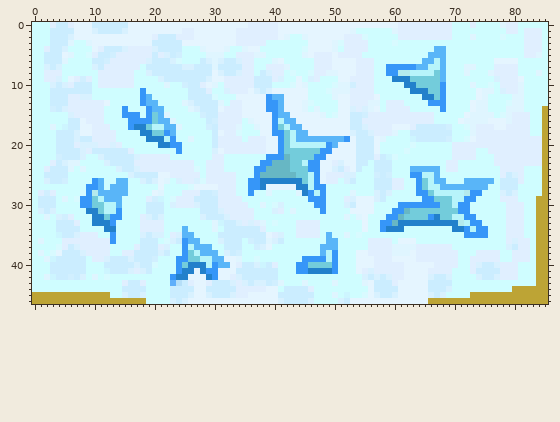
Two states of a sprite sheet, Assets/Sprites/Ice_Mist.png. The picture above is the old version.
The file is 86x47 pixels. Colours within 5 levels of each other are drawn and written as one.
Now the later version:
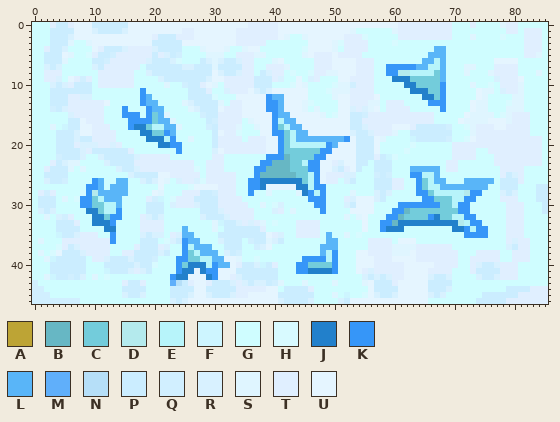
Palette (. is transparent): A #bda435  B #67b7c4  C #73ccdb  D #b4eaed  E #b7f4fa  F #cdf5ff  G #cffdff  H #d8faff  J #2280cb  K #3696f8  L #59b5f8  M #60affa  N #b6dff8  P #cbedff  Q #d1efff  R #d8f1ff  S #dff5ff  T #e0efff  U #e5f5ff
What changed:
{"y":14,"x":85,"old":"A","new":"G"}
{"y":15,"x":85,"old":"A","new":"G"}
{"y":16,"x":85,"old":"A","new":"G"}
{"y":17,"x":85,"old":"A","new":"G"}
{"y":18,"x":85,"old":"A","new":"G"}
{"y":19,"x":85,"old":"A","new":"G"}
{"y":20,"x":85,"old":"A","new":"G"}
{"y":21,"x":85,"old":"A","new":"G"}
{"y":22,"x":85,"old":"A","new":"G"}
{"y":23,"x":85,"old":"A","new":"G"}
{"y":24,"x":85,"old":"A","new":"G"}
{"y":25,"x":85,"old":"A","new":"G"}
{"y":26,"x":85,"old":"A","new":"G"}
{"y":27,"x":84,"old":"GA","new":"PP"}
{"y":28,"x":84,"old":"GA","new":"PP"}
{"y":29,"x":84,"old":"AA","new":"PP"}
{"y":30,"x":84,"old":"AA","new":"GP"}
{"y":31,"x":84,"old":"AA","new":"GP"}
{"y":32,"x":84,"old":"AA","new":"GG"}
{"y":33,"x":84,"old":"AA","new":"GG"}
{"y":34,"x":84,"old":"AA","new":"GG"}
{"y":35,"x":84,"old":"AA","new":"GG"}
{"y":36,"x":84,"old":"AA","new":"GG"}
{"y":37,"x":84,"old":"AA","new":"GG"}
{"y":38,"x":84,"old":"AA","new":"GG"}
{"y":39,"x":84,"old":"AA","new":"GG"}
{"y":40,"x":84,"old":"AA","new":"GG"}
{"y":41,"x":84,"old":"AA","new":"GG"}
{"y":42,"x":84,"old":"AA","new":"GG"}
{"y":43,"x":0,"old":"G","new":"Q"}
{"y":43,"x":84,"old":"AA","new":"GG"}
{"y":44,"x":0,"old":"GG","new":"QQ"}
{"y":44,"x":79,"old":"GAAAAAA","new":"PPPPTTT"}
{"y":45,"x":0,"old":"AAAAAAAAAAAAA","new":"QQQGGGGGGGGGG"}
{"y":45,"x":73,"old":"AAAAAAAAAAAAA","new":"GGPPPPPPTTTTT"}
{"y":46,"x":0,"old":"AAAAAAAAAAAAAAAAAAA","new":"QQQQQQQQGGGGGGGGGGG"}
{"y":46,"x":66,"old":"AAAAAAAAAAAAAAAAAAAA","new":"GGGGGGGGPPPPPTTTTTTT"}
